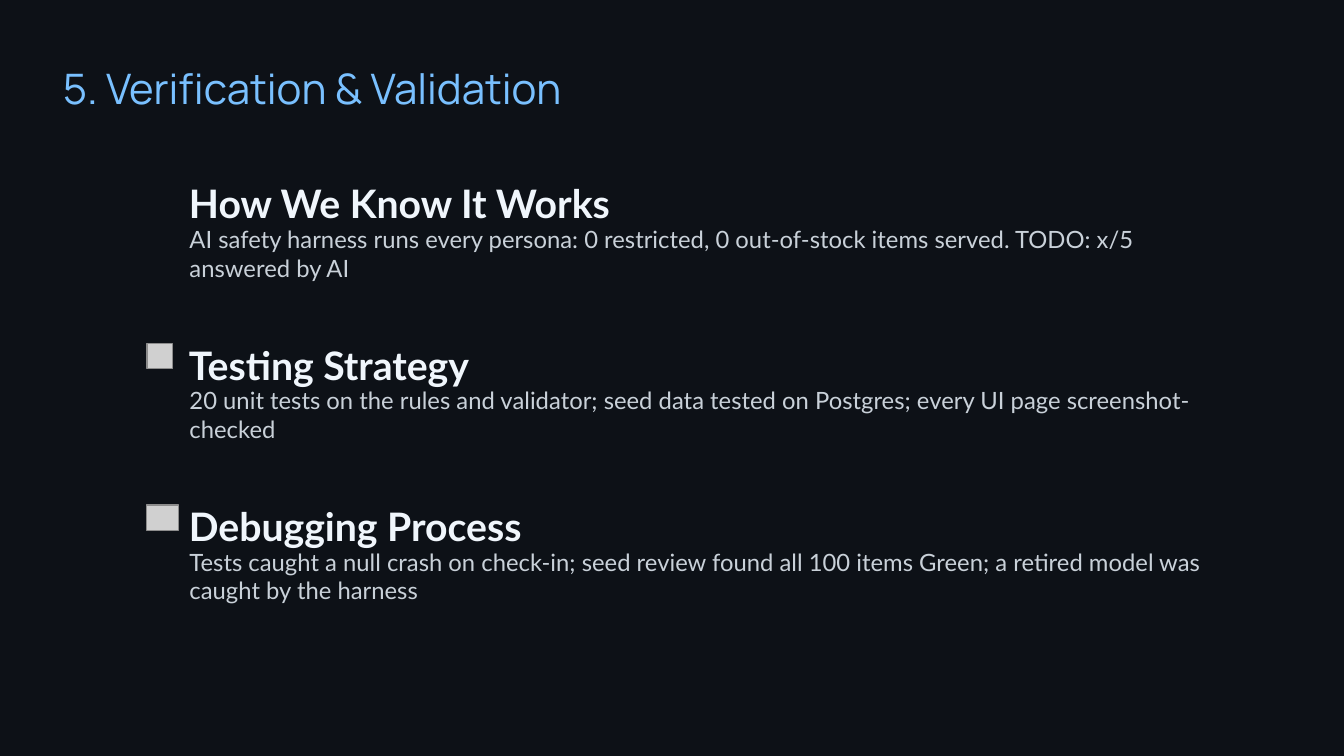
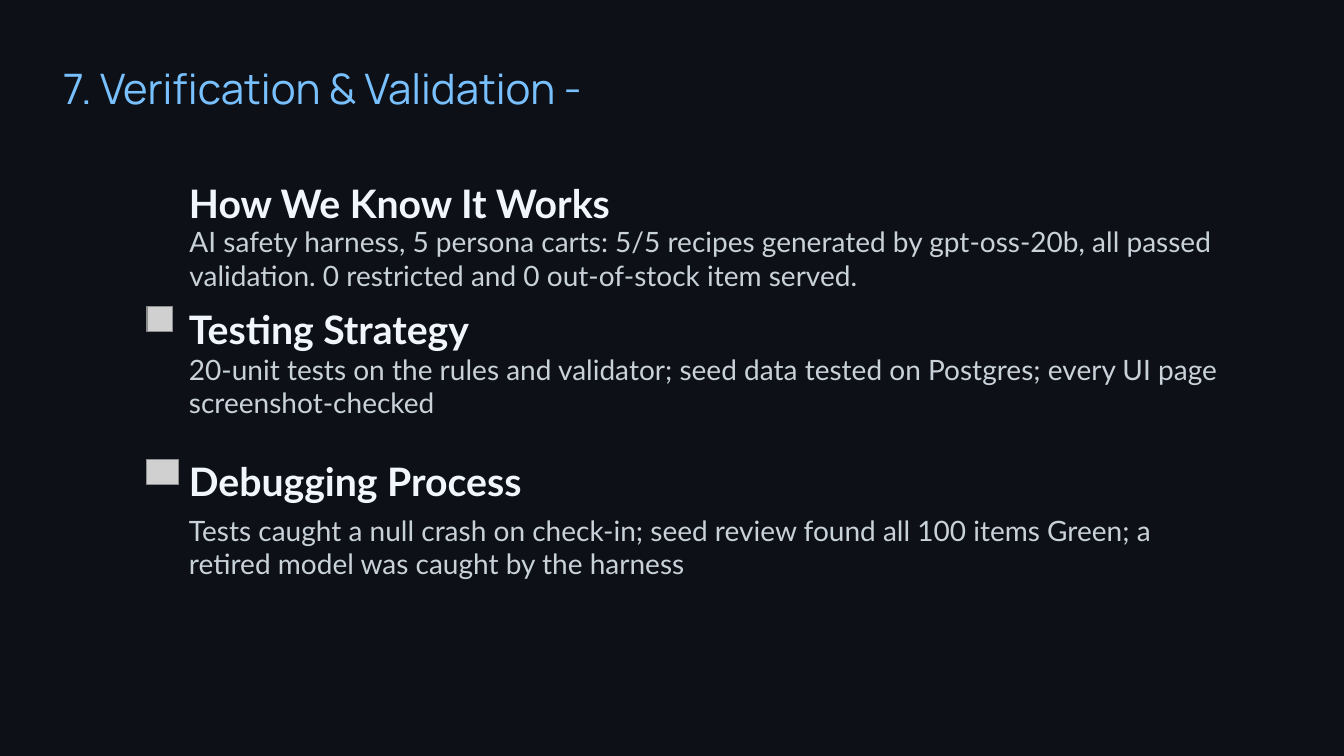
Before and after one commit to EthanM-programin/HNLP, a slide deck: slide 9 of HNLP-presentation.pptx. Drawn at 1344x756 pixels with LibreOffice and Linux fonts; fonts in the diff are those of the drawing; grey boxes stand for pictures; background and template pictures are left out. Boxes give left, top, right and bottom in pixels: in the first picture for what was removed or moved away, otherwise in the second. Text is boxed around its words. In the diff, an @@ line names an element or a change of style, - is before the commit and + after.

```diff
--- a/HNLP-presentation.pptx
+++ b/HNLP-presentation.pptx
@@ text at bbox=[63, 73, 556, 105]: text changed @@
-5. Verification & Validation
+7. Verification & Validation -
@@ text at bbox=[189, 231, 1211, 286]: text changed; size 17 to 20 pt @@
-AI safety harness runs every persona: 0 restricted, 0 out-of-stock items served. TODO: x/5 answered by AI
+AI safety harness, 5 persona carts: 5/5 recipes generated by gpt-oss-20b, all passed validation. 0 restricted and 0 out-of-stock item served.
@@ text "Testing Strategy": place and size @@
-text "Testing Strategy" at bbox=[189, 351, 469, 387]
+text "Testing Strategy" at bbox=[189, 315, 469, 351]
@@ picture: place and size @@
-picture at bbox=[147, 344, 172, 369]
+picture at bbox=[147, 307, 172, 332]
@@ text at bbox=[189, 359, 1217, 413]: text changed; size 17 to 20 pt @@
-20 unit tests on the rules and validator; seed data tested on Postgres; every UI page screenshot-checked
+20-unit tests on the rules and validator; seed data tested on Postgres; every UI page screenshot-checked
@@ text "Debugging Process": place and size @@
-text "Debugging Process" at bbox=[189, 512, 521, 548]
+text "Debugging Process" at bbox=[189, 467, 521, 503]
@@ picture: place and size @@
-picture at bbox=[147, 505, 178, 530]
+picture at bbox=[147, 460, 178, 485]
@@ text "Tests caught a null crash ...": place and size @@
-text "Tests caught a null crash ..." at bbox=[189, 553, 1200, 604]
+text "Tests caught a null crash ..." at bbox=[189, 520, 1151, 579]
@@ text "Tests caught a null crash ..." at bbox=[189, 520, 1151, 579]: size 17 to 20 pt @@
```
Also in this commit, not shown: 10 other slides changed.
